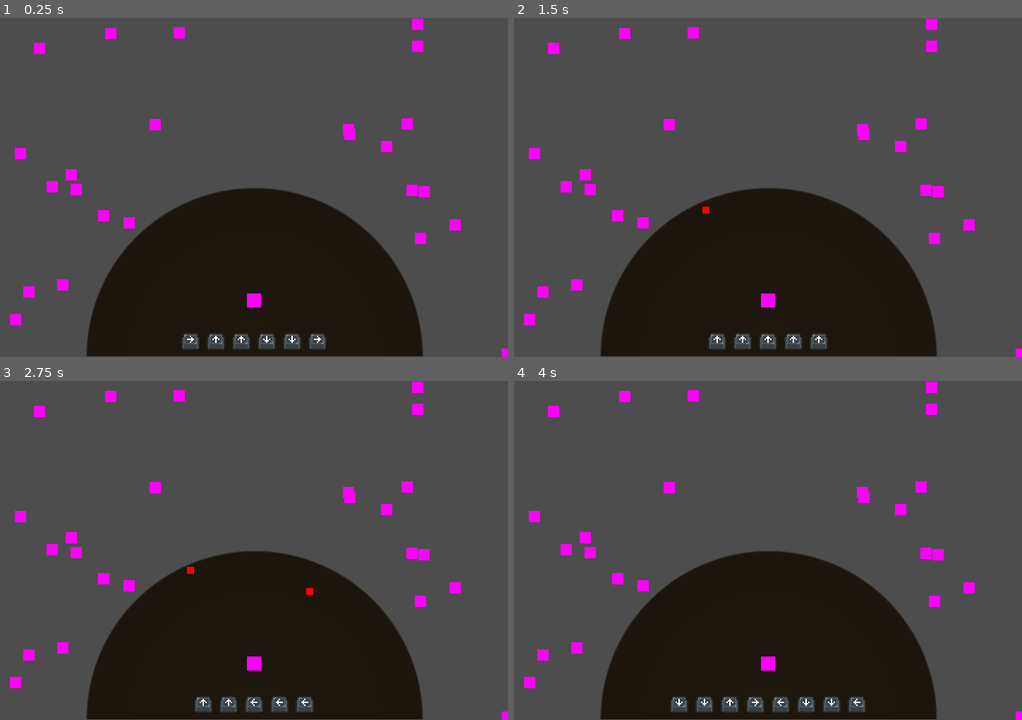
Above: before the commit, frames 1-4 (two rows, left to right).
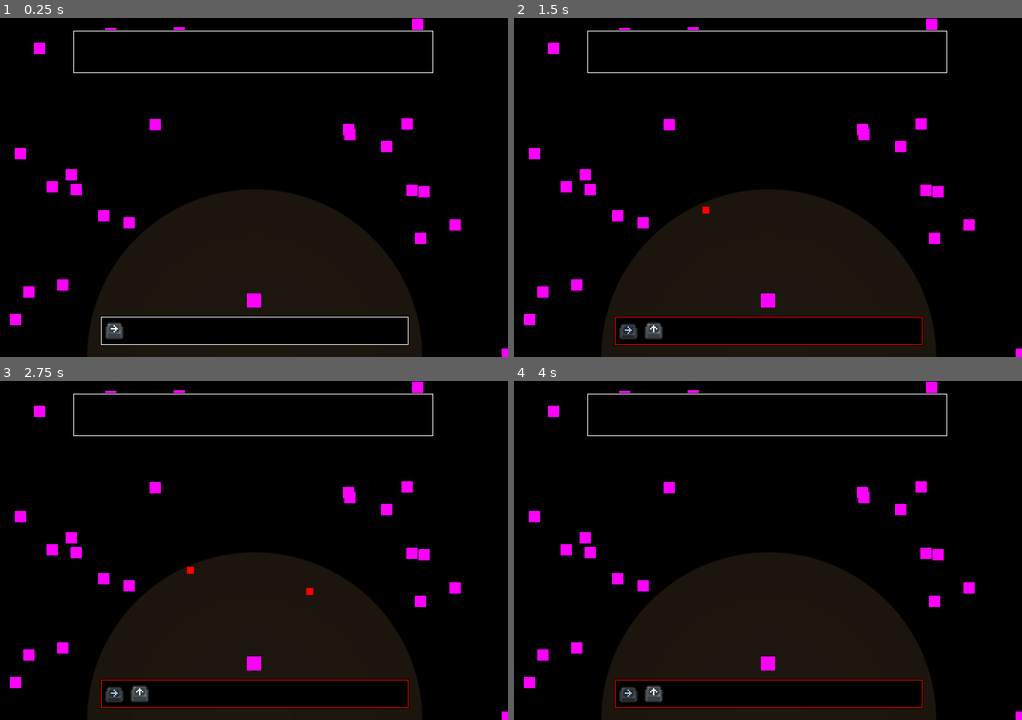
Above: after the commit, the same moments.

Repository: InRe-Dan/MiniJameGam34
Game: Godot game, scene res://Main/main.tscn
Two runs of this game, one before a commit and one after it. Both use one fixed random seed, a clock stepped at 60 frames per second and the inputs below.
Inputs:
- Up to frame 1 (0.25 s): no input
- Up to frame 2 (1.5 s): tap Enter at 0.5 s; hold Right (qte_right) 0.53-1.28 s; hold Down (qte_down) from 1.28 s (still down)
- Up to frame 3 (2.75 s): release Down (qte_down) at 2.03 s; hold Right (qte_right) from 2.03 s (still down)
- Up to frame 4 (4 s): tap Space at 2.75 s; release Right (qte_right) at 2.78 s; hold Up (qte_up) 2.78-3.53 s; tap Enter at 3.5 s; hold Left (qte_left) from 3.53 s (still down)

The runs differ from the first frame. In frame 1, 79% of the frame differs, in the area x 0-100%, y 0-100%; in frame 2, 78%; in frame 3, 78%; in frame 4, 79%.

Commit message:
Basic gameplay loop

Diff:
--- a/Globals.gd
+++ b/Globals.gd
@@ -7,6 +7,5 @@
 const audience_padding: float = 16.0
 const stage_center: Vector2 = Vector2(360, 480)
 const spectator_placement_max_attempts: int = 8
-## Number of QTE keypresses required per word in a joke
-## This doesn't work at the moment. More implementation consideration required...
-const joke_difficulty : float = 2
+## Number of QTE keypresses required per character in a joke
+const joke_difficulty : float = 0.4
--- a/Jokes/JokeList/joke3.tres
+++ b/Jokes/JokeList/joke3.tres
@@ -4,5 +4,5 @@
 
 [resource]
 script = ExtResource("1_wcm4y")
-setup = "What would I do it I controlled rewind?"
+setup = "What would I do if I controlled rewind?"
 punchline = "I would want Fortnite and Marques Brownlee!"
--- /dev/null
+++ b/Jokes/dialogue_container.gd
@@ -0,0 +1,39 @@
+class_name DialogueContainer extends CenterContainer
+
+@onready var setup : Label = %Setup
+@onready var punchline : Label = %Punchline
+
+var joke : JokeResource
+
+# Called when the node enters the scene tree for the first time.
+func _ready() -> void:
+	setup.text = ""
+	punchline.text = ""
+
+func progress() -> void:
+	if not joke:
+		return
+	setup.text = ""
+	for keypress : JokeResource.Keypress in joke.sequence:
+		if not keypress.complete:
+			break
+		setup.text += keypress.letters
+
+func set_joke(joke : JokeResource) -> void:
+	clear_joke()
+	self.joke = joke
+	joke.fail.connect(clear_joke)
+	joke.success.connect(success)
+	joke.progress.connect(progress)
+
+func success() -> void:
+	punchline.text = joke.punchline
+	setup.label_settings.font_color = Color.LAWN_GREEN
+	punchline.label_settings.font_color = Color.LAWN_GREEN
+
+func clear_joke() -> void:
+	joke = null
+	setup.text = ""
+	punchline.text = ""
+	setup.label_settings.font_color = Color.WHITE
+	punchline.label_settings.font_color = Color.WHITE
--- /dev/null
+++ b/Jokes/dialogue_container.tscn
@@ -0,0 +1,38 @@
+[gd_scene load_steps=4 format=3 uid="uid://clt5oswt5gxrq"]
+
+[ext_resource type="Script" path="res://Jokes/dialogue_container.gd" id="1_qr6hl"]
+
+[sub_resource type="LabelSettings" id="LabelSettings_tnk6f"]
+
+[sub_resource type="LabelSettings" id="LabelSettings_fclo0"]
+
+[node name="DialogueContainer" type="CenterContainer"]
+anchors_preset = 15
+anchor_right = 1.0
+anchor_bottom = 1.0
+grow_horizontal = 2
+grow_vertical = 2
+script = ExtResource("1_qr6hl")
+
+[node name="PanelContainer" type="PanelContainer" parent="."]
+layout_mode = 2
+
+[node name="MarginContainer" type="MarginContainer" parent="PanelContainer"]
+layout_mode = 2
+
+[node name="VBoxContainer" type="VBoxContainer" parent="PanelContainer/MarginContainer"]
+custom_minimum_size = Vector2(500, 50)
+layout_mode = 2
+alignment = 1
+
+[node name="Setup" type="Label" parent="PanelContainer/MarginContainer/VBoxContainer"]
+unique_name_in_owner = true
+layout_mode = 2
+text = "Here's where the joke is gonna be!"
+label_settings = SubResource("LabelSettings_tnk6f")
+
+[node name="Punchline" type="Label" parent="PanelContainer/MarginContainer/VBoxContainer"]
+unique_name_in_owner = true
+layout_mode = 2
+text = "Here's where the punchline is gonna be!"
+label_settings = SubResource("LabelSettings_fclo0")
--- a/Jokes/joke_resource.gd
+++ b/Jokes/joke_resource.gd
@@ -4,7 +4,7 @@
 class Keypress:
 	var complete : bool = false
 	var dir : Direction
-	var words : Array[String]
+	var letters : String
 
 enum Direction {UP = 0, DOWN = 1, LEFT = 2, RIGHT = 3}
 
@@ -15,6 +15,8 @@
 signal success
 signal progress
 
+# True if the joke has succeeded or failed (i.e. no longer catching input)
+var terminated : bool = false
 ## Input sequence of this joke.
 var sequence : Array[Keypress]:
 	get:
@@ -36,10 +38,12 @@
 		current.complete = true
 		progress.emit()
 		if current == sequence.back():
+			terminated = true
 			success.emit()
 	else:
 		for keypress : Keypress in sequence:
 			keypress.complete = false
+		terminated = true
 		fail.emit()
 
 # Makes a control node linked to this one which can keep track of player inputs
@@ -50,18 +54,16 @@
 
 # Private method only called once. Do not call manually.
 func _generate_sequence() -> Array[Keypress]:
-	print("New joke =============")
 	assert(setup)
 	assert(punchline)
 	var seq : Array[Keypress]
-	var words : Array = Array(setup.split(" "))
-	while words:
+	var letters : Array = setup.split()
+	var letters_per_keypress = ceil(1 / Globals.joke_difficulty)
+	while letters:
 		var keypress : Keypress = Keypress.new()
 		keypress.dir = Direction.values().pick_random()
-		var words_to_use : int = ceil(1 / Globals.joke_difficulty)
-		while words and words_to_use > 0:
-			words_to_use -= 1
-			keypress.words.append(words.pop_front())
+		while keypress.letters.length() < letters_per_keypress and letters:
+			keypress.letters += letters.pop_front()
 		seq.append(keypress)
-		print(Direction.keys()[keypress.dir], keypress.words)
+		print(keypress.letters)
 	return seq
--- a/Jokes/joke_system.gd
+++ b/Jokes/joke_system.gd
@@ -2,6 +2,24 @@
 
 var jokes : Array[JokeResource]
 var joke : JokeResource
+@export var keypress_prompt_container : CenterContainer
+@export var dialogue_container : DialogueContainer
+
+signal joke_success
+signal joke_failed
+
+func _unhandled_input(event: InputEvent) -> void:
+	if not joke or joke.terminated:
+		return
+	if event.is_action_pressed("qte_down"):
+		joke.give_input(JokeResource.Direction.DOWN)
+	elif event.is_action_pressed("qte_left"):
+		joke.give_input(JokeResource.Direction.LEFT)
+	elif event.is_action_pressed("qte_right"):
+		joke.give_input(JokeResource.Direction.RIGHT)
+	elif event.is_action_pressed("qte_up"):
+		joke.give_input(JokeResource.Direction.UP)
+
 
 func _ready() -> void:
 	Globals.joke_system = self
@@ -10,11 +28,17 @@
 		jokes.append(load("res://Jokes/JokeList/" + filename))
 	new_joke()
 
-# demo function
+
+func joke_finished() -> void:
+	joke = null
+	get_tree().create_timer(3).timeout.connect(new_joke)
+
 func new_joke() -> void:
-	joke = jokes.pick_random().duplicate()
-	for child in $PromptContainer.get_children():
-		$PromptContainer.remove_child(child)
-	$PromptContainer.add_child(joke.make_prompt())
-	joke.success.connect(new_joke)
-	joke.fail.connect(new_joke)
+	if not joke:
+		joke = jokes.pick_random().duplicate()
+		for child in keypress_prompt_container.get_children():
+			keypress_prompt_container.remove_child(child)
+		keypress_prompt_container.add_child(joke.make_prompt())
+		joke.success.connect(joke_finished)
+		joke.fail.connect(joke_finished)
+		dialogue_container.set_joke(joke)
--- a/Jokes/keypress_prompt.gd
+++ b/Jokes/keypress_prompt.gd
@@ -11,27 +11,17 @@
 @export var left : Texture2D
 @export var left_pressed : Texture2D
 
-var joke_container : Container
+@export var joke_container : Container
 
 var joke : JokeResource
 var current_index = 0
 
-func _unhandled_input(event: InputEvent) -> void:
-	if event.is_action_pressed("qte_down"):
-		joke.give_input(JokeResource.Direction.DOWN)
-	elif event.is_action_pressed("qte_left"):
-		joke.give_input(JokeResource.Direction.LEFT)
-	elif event.is_action_pressed("qte_right"):
-		joke.give_input(JokeResource.Direction.RIGHT)
-	elif event.is_action_pressed("qte_up"):
-		joke.give_input(JokeResource.Direction.UP)
-
 func initialize(joke : JokeResource) -> void:
+	$Panel.modulate = Color.WHITE
 	self.joke = joke
 	joke.success.connect(finish)
-	joke.fail.connect(reset)
+	joke.fail.connect(fail)
 	joke.progress.connect(progress)
-	joke_container = $HBoxContainer
 	reset()
 
 func reset() -> void:
@@ -39,6 +29,7 @@
 		joke_container.remove_child(child)
 	for keypress : JokeResource.Keypress in joke.sequence:
 		add(keypress)
+	joke_container.get_children().front().modulate = Color.WHITE
 	current_index = 0
 
 func progress() -> void:
@@ -52,12 +43,18 @@
 	if current.texture == up:
 		current.texture = up_pressed
 	current_index += 1
+	if current_index < joke_container.get_child_count():
+		joke_container.get_children()[current_index].modulate = Color.WHITE
 
 func finish() -> void:
-	pass
+	$Panel.modulate = Color.LAWN_GREEN
+
+func fail() -> void:
+	$Panel.modulate = Color.RED
 
 func add(keypress : JokeResource.Keypress) -> void:
 	var new : TextureRect = template.duplicate()
+	new.modulate = Color.TRANSPARENT
 	if keypress.dir == JokeResource.Direction.RIGHT:
 		new.texture = right
 	if keypress.dir == JokeResource.Direction.LEFT:
--- a/Jokes/keypress_prompt.tscn
+++ b/Jokes/keypress_prompt.tscn
@@ -39,7 +39,7 @@
 atlas = ExtResource("1_8hd4a")
 region = Rect2(0, 0, 16, 16)
 
-[node name="KeypressPrompt" type="MarginContainer" node_paths=PackedStringArray("template")]
+[node name="KeypressPrompt" type="MarginContainer" node_paths=PackedStringArray("template", "joke_container")]
 custom_minimum_size = Vector2(128, 40)
 anchors_preset = 15
 anchor_right = 1.0
@@ -49,7 +49,7 @@
 grow_horizontal = 2
 grow_vertical = 2
 script = ExtResource("1_g8flf")
-template = NodePath("HBoxContainer/Template")
+template = NodePath("MarginContainer/HBoxContainer/Template")
 down = SubResource("AtlasTexture_q3qbj")
 down_pressed = SubResource("AtlasTexture_k7msn")
 right = SubResource("AtlasTexture_qbm52")
@@ -58,11 +58,22 @@
 up_pressed = SubResource("AtlasTexture_7lrlt")
 left = SubResource("AtlasTexture_cmvsb")
 left_pressed = SubResource("AtlasTexture_k744b")
+joke_container = NodePath("MarginContainer/HBoxContainer")
 
-[node name="HBoxContainer" type="HBoxContainer" parent="."]
+[node name="Panel" type="Panel" parent="."]
 layout_mode = 2
 
-[node name="Template" type="TextureRect" parent="HBoxContainer"]
+[node name="MarginContainer" type="MarginContainer" parent="."]
+layout_mode = 2
+theme_override_constants/margin_left = 5
+theme_override_constants/margin_top = 5
+theme_override_constants/margin_right = 5
+theme_override_constants/margin_bottom = 5
+
+[node name="HBoxContainer" type="HBoxContainer" parent="MarginContainer"]
+layout_mode = 2
+
+[node name="Template" type="TextureRect" parent="MarginContainer/HBoxContainer"]
 custom_minimum_size = Vector2(32, 32)
 layout_mode = 2
 size_flags_horizontal = 4
--- a/Main/main.tscn
+++ b/Main/main.tscn
@@ -7,6 +7,14 @@
 [ext_resource type="Script" path="res://Main/audience_manager.gd" id="4_8158h"]
 [ext_resource type="Script" path="res://Hazard/hazard_spawn_data.gd" id="4_o1nxd"]
 [ext_resource type="PackedScene" uid="uid://bko632gtiaj3s" path="res://Hazard/Hazards/tomato.tscn" id="5_l85j4"]
+[ext_resource type="PackedScene" uid="uid://clt5oswt5gxrq" path="res://Jokes/dialogue_container.tscn" id="8_mh3dp"]
+
+[sub_resource type="Gradient" id="Gradient_4vja1"]
+offsets = PackedFloat32Array(0)
+colors = PackedColorArray(0, 0, 0, 1)
+
+[sub_resource type="GradientTexture2D" id="GradientTexture2D_syp3o"]
+gradient = SubResource("Gradient_4vja1")
 
 [sub_resource type="Gradient" id="Gradient_1mcgo"]
 offsets = PackedFloat32Array(0, 0.654676, 0.66187)
@@ -38,8 +46,13 @@
 texture_filter = 1
 script = ExtResource("1_5t87c")
 
+[node name="Background" type="Sprite2D" parent="."]
+position = Vector2(376, 283)
+scale = Vector2(12.75, 9.84375)
+texture = SubResource("GradientTexture2D_syp3o")
+
 [node name="PlaceholderStage" type="Sprite2D" parent="."]
-position = Vector2(361, 351)
+position = Vector2(361, 352)
 texture = SubResource("GradientTexture2D_wc5b8")
 region_enabled = true
 region_rect = Rect2(0, 0, 512, 256)
@@ -88,15 +101,6 @@
 stretch_margin_right = 1
 stretch_margin_bottom = 1
 
-[node name="JokeSystem" type="Node" parent="."]
-script = ExtResource("3_wbmed")
-
-[node name="PromptContainer" type="CenterContainer" parent="JokeSystem"]
-offset_left = 214.0
-offset_top = 437.0
-offset_right = 508.0
-offset_bottom = 479.0
-
 [node name="Collision" type="Node2D" parent="."]
 
 [node name="WorldBounds" type="StaticBody2D" parent="Collision"]
@@ -132,3 +136,25 @@
 
 [node name="Bounds" type="CollisionPolygon2D" parent="Collision/SpectatorArea"]
 polygon = PackedVector2Array(240, 0, 236.354, -41.676, 225.526, -82.085, 207.846, -120, 183.851, -154.269, 154.269, -18 …(263 unchanged characters)…
+
+[node name="JokeSystem" type="Node" parent="." node_paths=PackedStringArray("keypress_prompt_container", "dialogue_container")]
+script = ExtResource("3_wbmed")
+keypress_prompt_container = NodePath("PromptContainer")
+dialogue_container = NodePath("DialogueContainer")
+
+[node name="DialogueContainer" parent="JokeSystem" instance=ExtResource("8_mh3dp")]
+offset_left = -1.0
+offset_bottom = -384.0
+
+[node name="PromptContainer" type="CenterContainer" parent="JokeSystem"]
+anchors_preset = 7
+anchor_left = 0.5
+anchor_top = 1.0
+anchor_right = 0.5
+anchor_bottom = 1.0
+offset_left = -249.0
+offset_top = -54.0
+offset_right = 251.0
+offset_bottom = -12.0
+grow_horizontal = 2
+grow_vertical = 0
Not shown: 1 places in Main/main.tscn that only renumber resources
